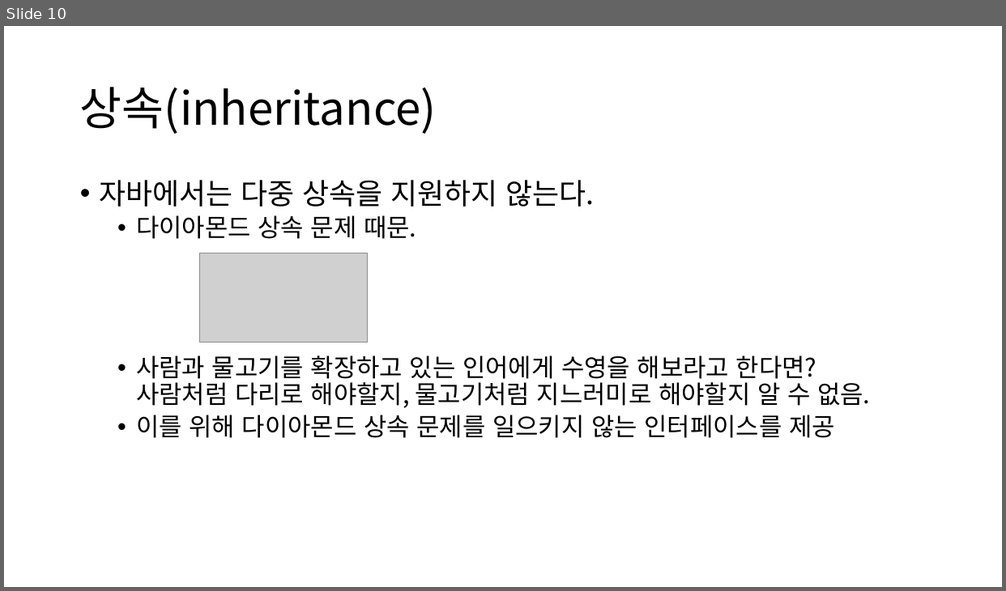
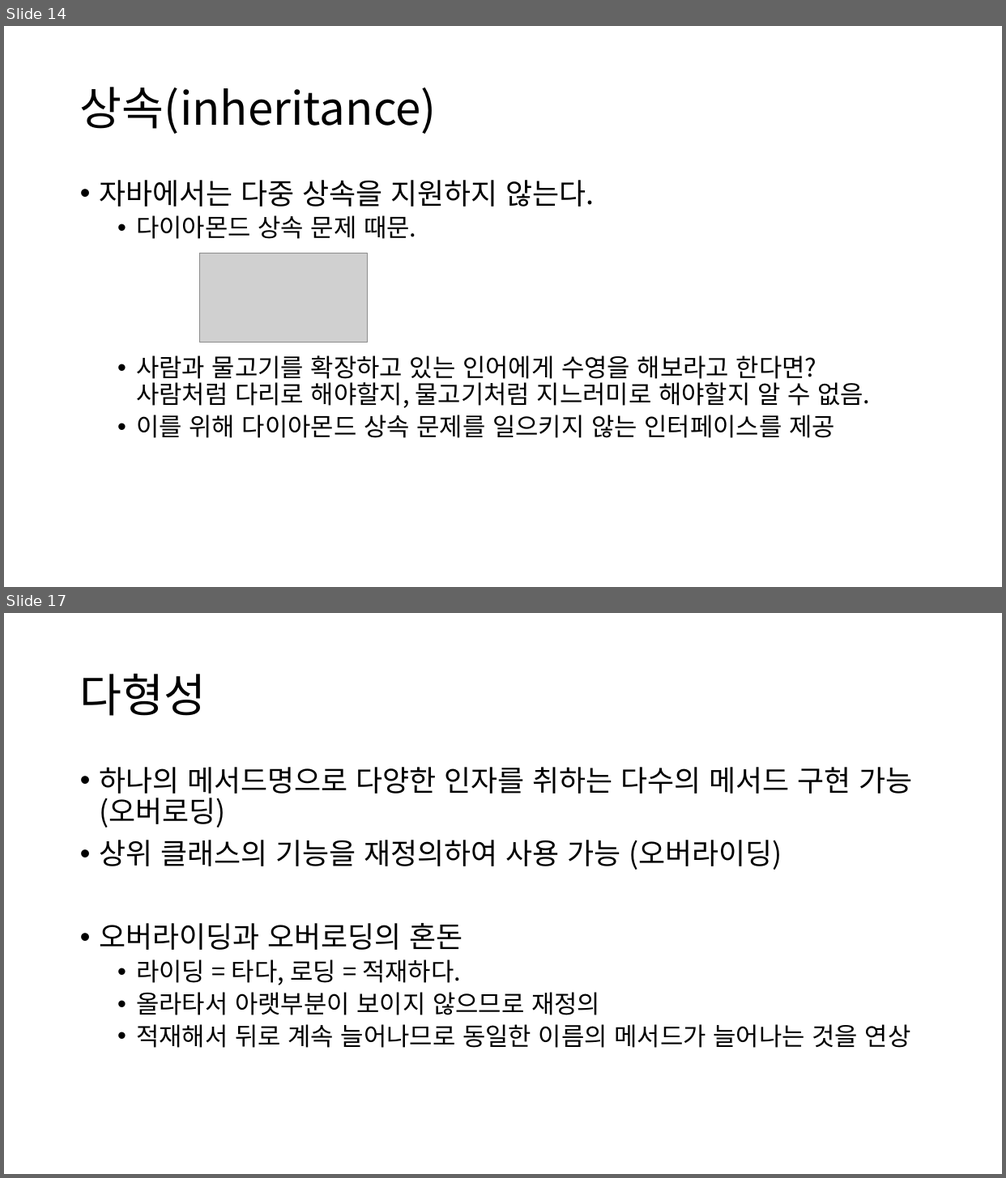
Before and after one commit to YonghoChoi/develop-note, a slide deck: ppt/객체지향 기본.pptx. Shown one above the other, each under a label of ours: slide 10 before the commit, slides 14 and 17 after it; the slides between them are not shown. The pictures are 1006x591 and 1006x1178 pixels, drawn with LibreOffice and Linux fonts; fonts in the diff are those of the drawing; grey boxes stand for pictures. Boxes give left, top, right and bottom in pixels: in the first picture for what was removed or moved away, otherwise in the second. Text is boxed around its words. In the diff, an @@ line names an element or a change of style, - is before the commit and + after.

```diff
--- a/ppt/객체지향 기본.pptx
+++ b/ppt/객체지향 기본.pptx
@@ slide 17 added at (4,613,1002,1174), background #FFFFFF @@
@@ title added at (80,674,206,716), 44 pt, text #000000 @@
+다형성
@@ text added at (99,767,913,1048), 28 pt, text #000000 @@
+• 하나의 메서드명으로 다양한 인자를 취하는 다수의 메서드 구현 가능(오버로딩)
+• 상위 클래스의 기능을 재정의하여 사용 가능 (오버라이딩)
+• 오버라이딩과 오버로딩의 혼돈
+  • 라이딩 = 타다, 로딩 = 적재하다.
+  • 올라타서 아랫부분이 보이지 않으므로 재정의
+  • 적재해서 뒤로 계속 늘어나므로 동일한 이름의 메서드가 늘어나는 것을 연상
@@ what was slide 10 is now slide 14 @@
```
Also in this commit, not shown: 6 other slides added, 3 other files.
